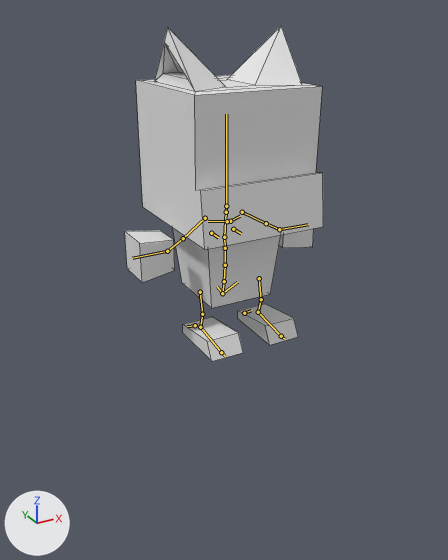
The Blender file Assets/Models/Playermodels/fring_delta.blend as it was, and as the next commit left it.
The view is the same before and after, from a 50 mm camera at (-4.58, -8.29, 4.86) aimed at (-0.08, -0.1, 0.76). Lighting does not change. The marker at lower left points along +X, +Y and +Z. The bones that bend it are drawn over the model as lines. Mesh edges are drawn as thin lines.

The first picture shows 'Head', 'Left Arm', 'Left Foot', 'Right Arm', 'Right Foot', 'Torso'.
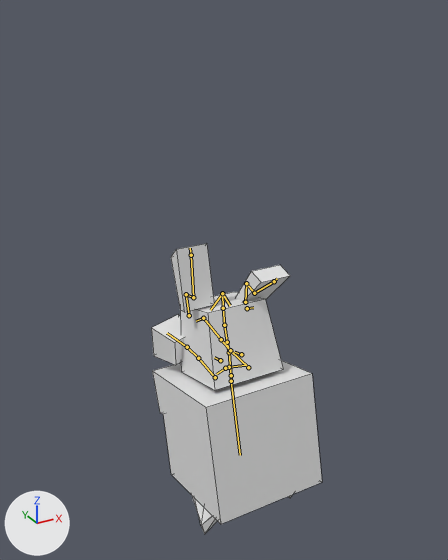
The newer file adds an action. The first version stands in its rest pose; the second is drawn at frame 36 of the action 'Superjump'.

Pixel boxes [x1, y1, x2, y2] of what changed, in the pictures (448 x 560 px):
'Head', posed: before [136, 26, 323, 249]; after [152, 360, 322, 534]
'Torso', posed: before [173, 228, 281, 308]; after [180, 292, 283, 390]
'Left Foot', posed (28% narrower, 56% taller): before [183, 317, 243, 361]; after [171, 243, 214, 312]
'Left Arm', posed: before [125, 231, 175, 283]; after [151, 315, 184, 365]
'Right Foot', posed: before [238, 304, 298, 345]; after [235, 265, 290, 301]
'Right Arm', posed (not visible afterwards): before [279, 229, 314, 248]
bone 'spine', root to tip: before (222, 293) to (224, 281); after (222, 293) to (223, 308)
bone 'spine.001', root to tip: before (224, 281) to (225, 265); after (223, 308) to (224, 325)
bone 'spine.006', root to tip: before (226, 206) to (226, 114); after (231, 381) to (240, 455)
bone 'upper_arm.L', root to tip: before (242, 212) to (266, 223); after (248, 367) to (230, 350)
bone 'hand.L', root to tip: before (279, 229) to (308, 224); after (221, 339) to (204, 318)
bone 'upper_arm.R', root to tip: before (205, 218) to (183, 238); after (215, 377) to (198, 358)
bone 'hand.R', root to tip: before (167, 251) to (132, 258); after (187, 347) to (167, 333)
bone 'thigh.L', root to tip: before (259, 278) to (261, 299); after (245, 302) to (246, 283)
bone 'shin.L', root to tip: before (261, 299) to (258, 312); after (246, 283) to (254, 293)
bone 'foot.L', root to tip: before (258, 312) to (281, 336); after (254, 293) to (274, 281)
bone 'thigh.R', root to tip: before (200, 292) to (202, 314); after (189, 315) to (186, 294)
bone 'shin.R', root to tip: before (202, 314) to (200, 327); after (186, 294) to (193, 297)
bone 'foot.R', root to tip: before (200, 327) to (221, 352); after (193, 297) to (191, 255)

The change, as a list of edits to the scene's bpy script:
```text
Change bone_spine:
    where bone_spine = bpy.data.objects['metarig'].pose.bones['spine']
    bone_spine.rotation_quaternion: (1.0, 0.0, 0.0, 0.0) -> (0.188, 0.982, 0.0, 0.0)  # degrees (0, 0, 0) -> degrees (158, 0, 0)
Change bone_spine_001:
    where bone_spine_001 = bpy.data.objects['metarig'].pose.bones['spine.001']  # child of 'spine'
    bone_spine_001.rotation_quaternion: (1.0, 0.0, 0.0, 0.0) -> (0.99, 0.054, 0.0, 0.0)  # degrees (0, 0, 0) -> degrees (6, 0, 0)
Change bone_spine_006:
    where bone_spine_006 = bpy.data.objects['metarig'].pose.bones['spine.006']  # child of 'spine.005'
    bone_spine_006.rotation_quaternion: (1.0, 0.0, 0.0, 0.0) -> (0.997, 0.013, 0.0, 0.0)  # degrees (0, 0, 0) -> degrees (2, 0, 0)
Change bone_upper_arm_l:
    where bone_upper_arm_l = bpy.data.objects['metarig'].pose.bones['upper_arm.L']  # child of 'shoulder.L'
    bone_upper_arm_l.rotation_quaternion: (1.0, 0.0, 0.0, 0.0) -> (0.663, 0.63, 0.384, -0.128)  # degrees (0, 0, 0) -> degrees (97, 42, 25)
Change bone_hand_l:
    where bone_hand_l = bpy.data.objects['metarig'].pose.bones['hand.L']  # child of 'forearm.L'
    bone_hand_l.rotation_quaternion: (1.0, 0.0, 0.0, 0.0) -> (0.959, 0.003, 0.075, -0.275)  # degrees (0, 0, 0) -> degrees (-2, 8, -32)
Change bone_upper_arm_r:
    where bone_upper_arm_r = bpy.data.objects['metarig'].pose.bones['upper_arm.R']  # child of 'shoulder.R'
    bone_upper_arm_r.rotation_quaternion: (1.0, 0.0, 0.0, 0.0) -> (0.822, 0.458, -0.318, 0.117)  # degrees (0, 0, 0) -> degrees (61, -39, -7)
Change bone_hand_r:
    where bone_hand_r = bpy.data.objects['metarig'].pose.bones['hand.R']  # child of 'forearm.R'
    bone_hand_r.rotation_quaternion: (1.0, 0.0, 0.0, 0.0) -> (0.99, 0.049, -0.059, 0.117)  # degrees (0, 0, 0) -> degrees (5, -7, 13)
Change bone_thigh_l:
    where bone_thigh_l = bpy.data.objects['metarig'].pose.bones['thigh.L']  # child of 'spine'
    bone_thigh_l.rotation_quaternion: (1.0, 0.0, 0.0, 0.0) -> (0.952, 0.307, 0.0, 0.0)  # degrees (0, 0, 0) -> degrees (36, 0, 0)
Change bone_shin_l:
    where bone_shin_l = bpy.data.objects['metarig'].pose.bones['shin.L']  # child of 'thigh.L'
    bone_shin_l.rotation_quaternion: (1.0, 0.0, 0.0, 0.0) -> (0.797, 0.604, 0.0, 0.0)  # degrees (0, 0, 0) -> degrees (74, 0, 0)
Change bone_foot_l:
    where bone_foot_l = bpy.data.objects['metarig'].pose.bones['foot.L']  # child of 'shin.L'
    bone_foot_l.rotation_quaternion: (1.0, 0.0, 0.0, 0.0) -> (0.92, 0.389, 0.0, 0.0)  # degrees (0, 0, 0) -> degrees (46, 0, 0)
Change bone_thigh_r:
    where bone_thigh_r = bpy.data.objects['metarig'].pose.bones['thigh.R']  # child of 'spine'
    bone_thigh_r.rotation_quaternion: (1.0, 0.0, 0.0, 0.0) -> (0.988, 0.156, 0.0, 0.0)  # degrees (0, 0, 0) -> degrees (18, 0, 0)
Change bone_shin_r:
    where bone_shin_r = bpy.data.objects['metarig'].pose.bones['shin.R']  # child of 'thigh.R'
    bone_shin_r.rotation_quaternion: (1.0, 0.0, 0.0, 0.0) -> (0.842, 0.54, 0.0, 0.0)  # degrees (0, 0, 0) -> degrees (65, 0, 0)
Change bone_foot_r:
    where bone_foot_r = bpy.data.objects['metarig'].pose.bones['foot.R']  # child of 'shin.R'
    bone_foot_r.rotation_quaternion: (1.0, 0.0, 0.0, 0.0) -> (0.995, 0.126, 0.0, 0.0)  # degrees (0, 0, 0) -> degrees (14, 0, 0)
```
